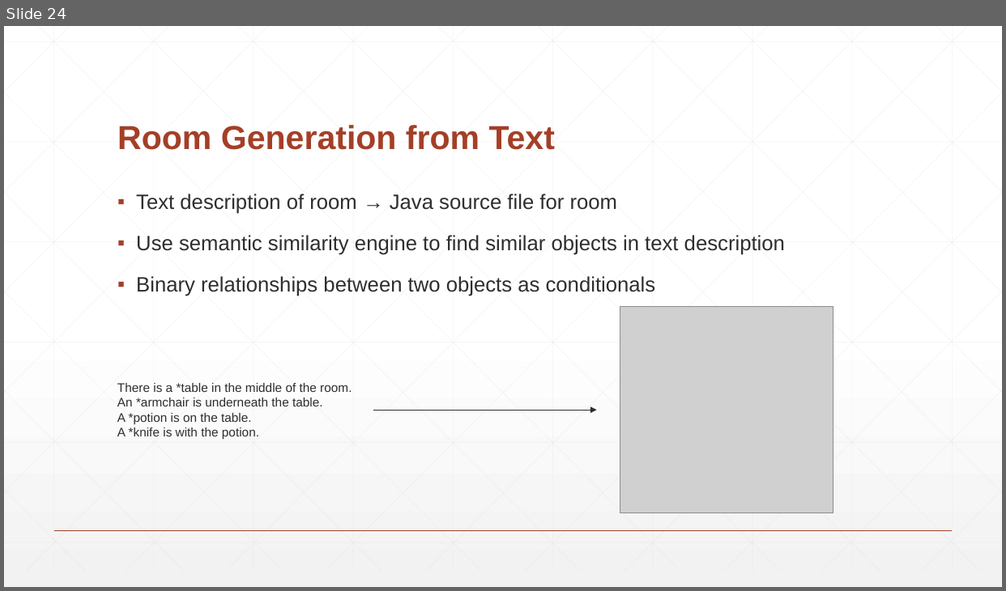
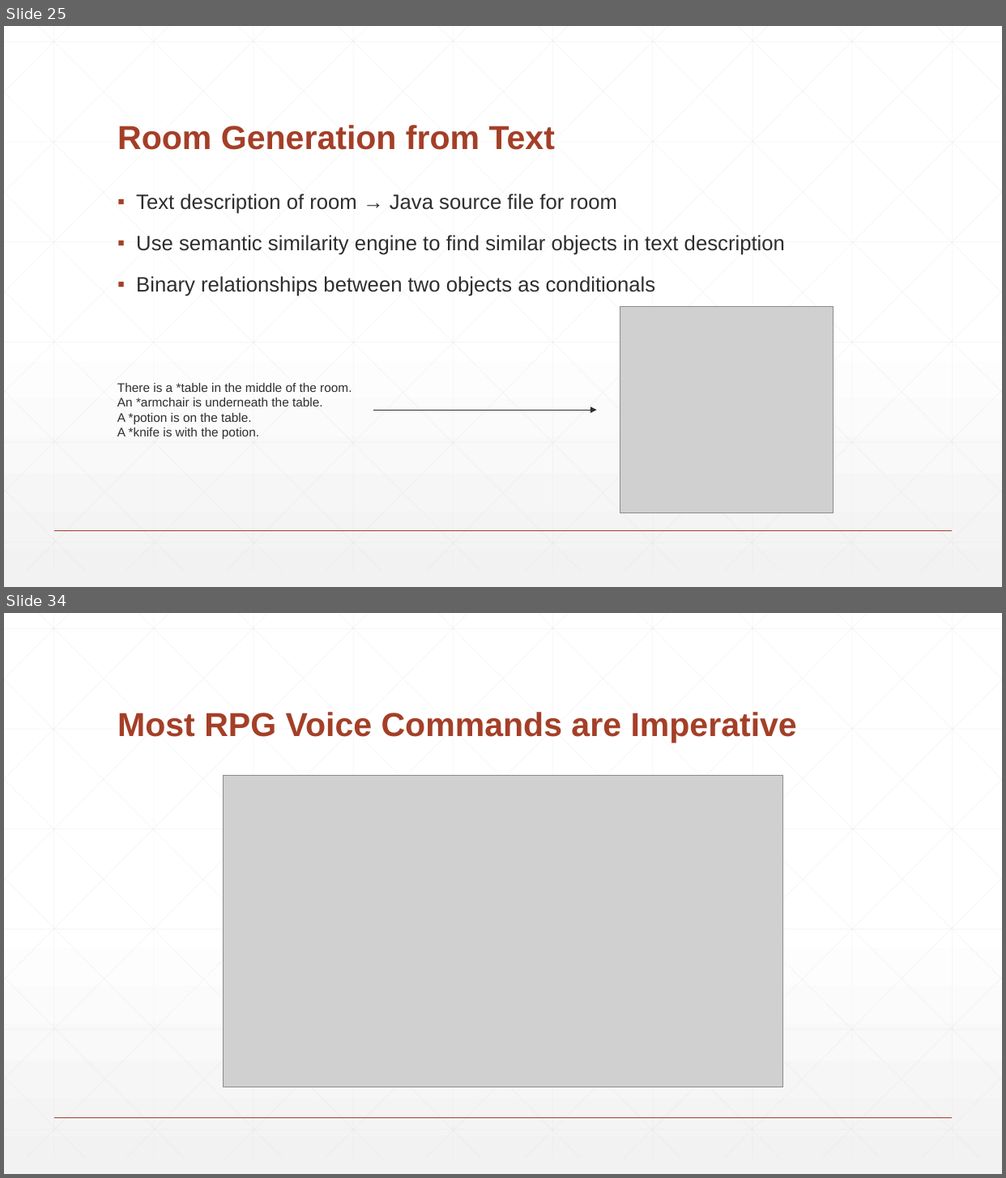
Before and after one commit to BaronKhan/VoiceRecognitionRPG, a slide deck: presentation/presentation.pptx. Shown one above the other, each under a label of ours: slide 24 before the commit, slides 25 and 34 after it; the slides between them are not shown. The pictures are 1006x591 and 1006x1178 pixels, drawn with LibreOffice and Linux fonts; fonts in the diff are those of the drawing; grey boxes stand for pictures. Boxes give left, top, right and bottom in pixels: in the first picture for what was removed or moved away, otherwise in the second. Text is boxed around its words. In the diff, an @@ line names an element or a change of style, - is before the commit and + after.

```diff
--- a/presentation/presentation.pptx
+++ b/presentation/presentation.pptx
@@ slide 34 added at <box>4,613,1002,1174</box>, background gradient #FFFFFF to #F2F2F2; not listed: 47 template elements that a slide beside it also shows @@
@@ title added at <box>117,712,797,743</box>, 32 pt, text #A43F27, bold @@
+Most RPG Voice Commands are Imperative
@@ picture added at <box>224,776,783,1088</box> @@
@@ what was slide 24 is now slide 25 @@
```
Also in this commit, not shown: 7 slides changed, 9 other slides added, 3 other files.
